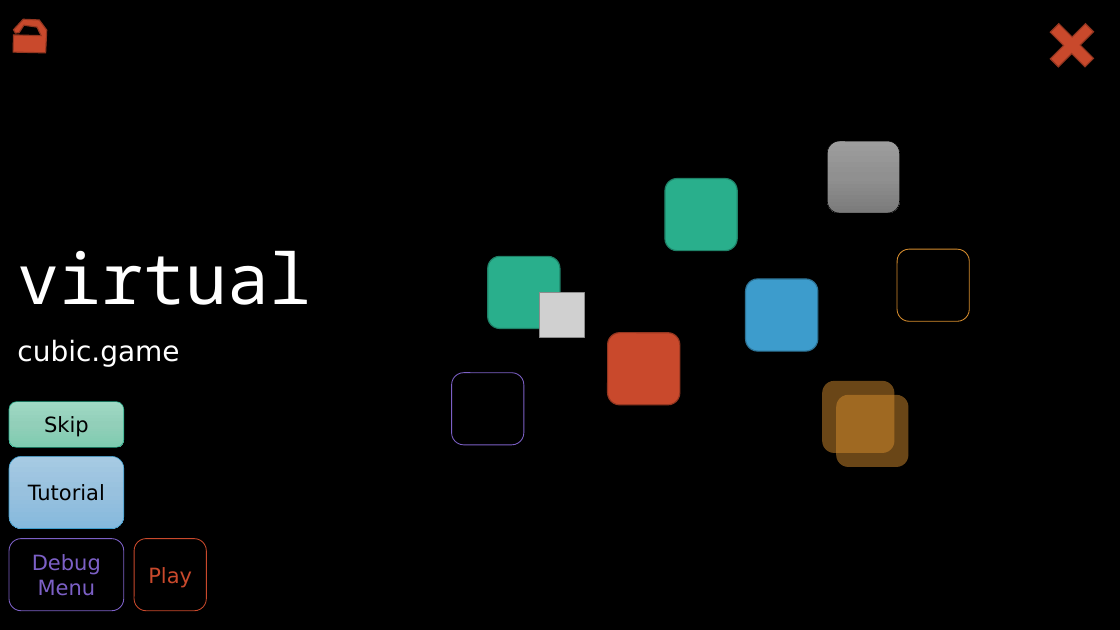
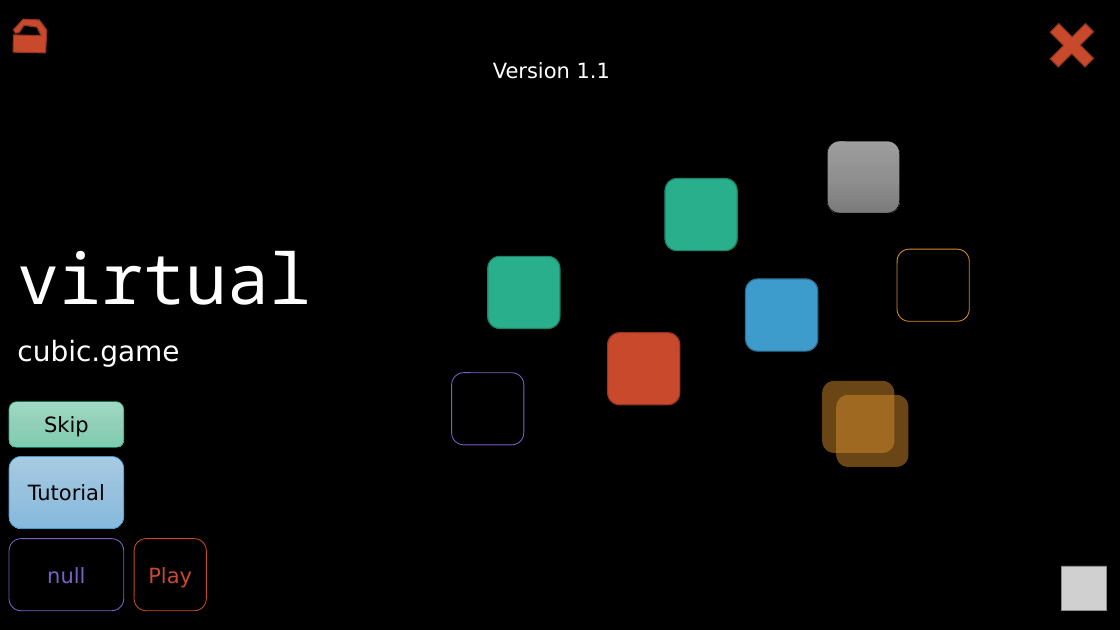
Before and after one commit to unlisted2023/virtual, a slide deck: slide 4 of virtual.pptx. Drawn at 1120x630 pixels with LibreOffice and Linux fonts; fonts in the diff are those of the drawing; grey boxes stand for pictures. Boxes give left, top, right and bottom in pixels: in the first picture for what was removed or moved away, otherwise in the second. Text is boxed around its words. In the diff, an @@ line names an element or a change of style, - is before the commit and + after.

Commit message:
Updated Version of virtual
Version 1.1:

New level
Removed debug menu due to sizing storage
Added a dialogue for Chapter 2.

```diff
--- a/virtual.pptx
+++ b/virtual.pptx
@@ text added at <box>493,62,610,79</box>, 18 pt, text #FFFFFF @@
+Version 1.1
@@ text in rounded rectangle at <box>47,567,85,584</box>: text changed @@
-Debug Menu
+null
@@ picture: place and size @@
-picture at <box>539,292,584,337</box>
+picture at <box>1062,566,1107,611</box>
```
Also in this commit, not shown: 2 other slides changed, 3 slides added, 1 slide removed.
